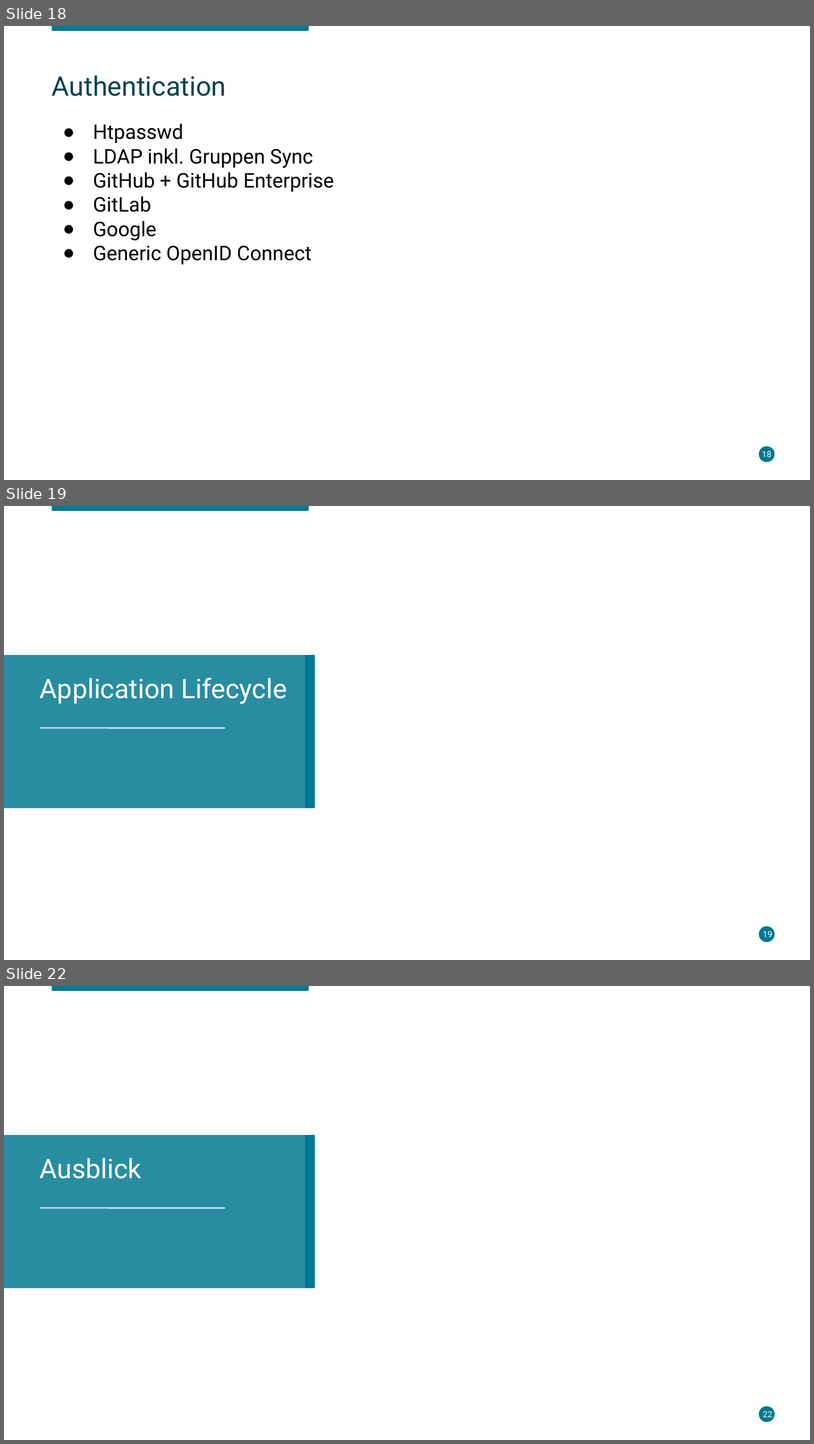
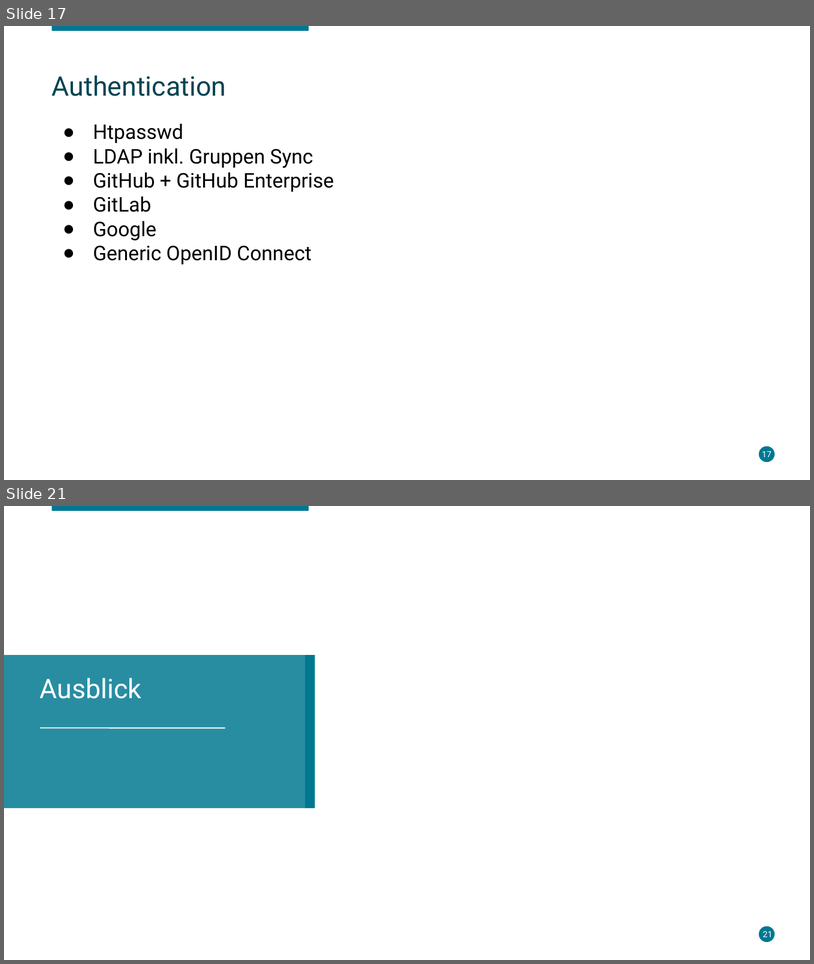
Before and after one commit to lukeelten/openshift-slac, a slide deck: Enterprise Container Management.odp. Shown one above the other, each under a label of ours: slides 18, 19 and 22 before the commit, slides 17 and 21 after it; the slides between them are not shown. The pictures are 814x1444 and 814x964 pixels, drawn with LibreOffice and Linux fonts; fonts in the diff are those of the drawing; background and template pictures are left out. Boxes give left, top, right and bottom in pixels: in the first picture for what was removed or moved away, otherwise in the second. Text is boxed around its words. In the diff, an @@ line names an element or a change of style, - is before the commit and + after.

```diff
--- a/Enterprise Container Management.odp
+++ b/Enterprise Container Management.odp
@@ slide 19 removed at bbox=[4, 506, 810, 960], background #FFFFFF; not listed: 1 template element that a slide beside it also shows @@
@@ rectangle removed at bbox=[51, 506, 309, 511] @@
@@ rectangle removed at bbox=[4, 655, 306, 808] @@
@@ rectangle removed at bbox=[306, 655, 315, 808] @@
@@ text removed at bbox=[40, 678, 287, 704] @@
-Application Lifecycle
@@ line removed from (40, 728) to (225, 728) @@
@@ ellipse removed at bbox=[759, 926, 775, 942] @@
@@ page number removed at bbox=[763, 931, 773, 937] @@
-19
@@ what was slide 18 is now slide 17 @@
@@ page number at bbox=[762, 451, 772, 457]: text changed @@
-18
+17
@@ what was slide 22 is now slide 21 @@
@@ page number at bbox=[763, 931, 773, 937]: text changed @@
-22
+21
```
Also in this commit, not shown: 1 slide changed, 3 slides added, 3 other slides removed.
